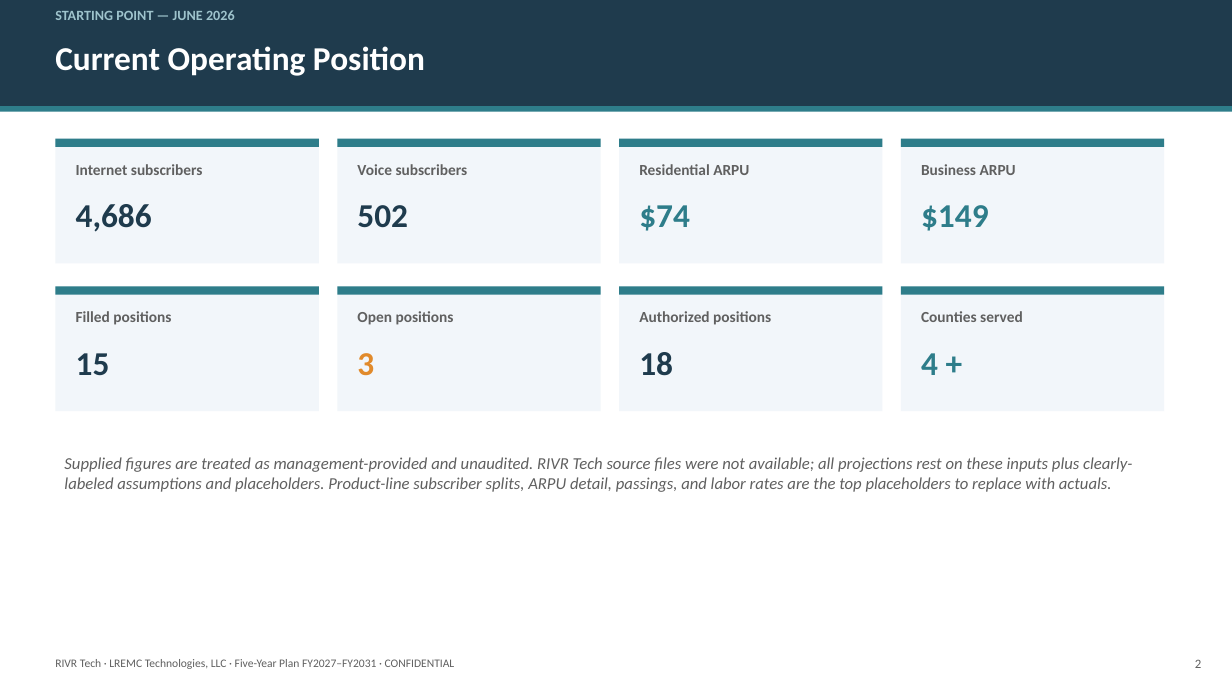
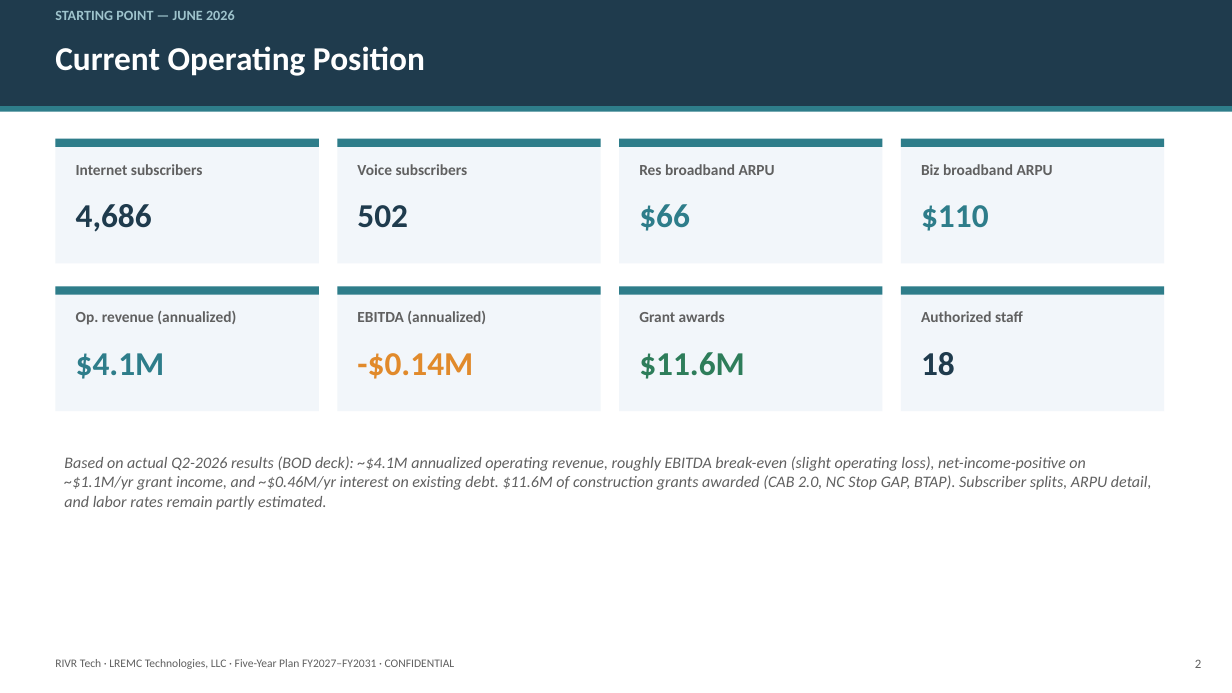
Before and after one commit to dysonjohn2001-sys/claude-skills, a slide deck: slide 3 of rivr-tech-business-plan/RIVR_Tech_Five_Year_Executive_Presentation_2027-2031.pptx. Drawn at 1232x693 pixels with LibreOffice and Linux fonts; fonts in the diff are those of the drawing. Boxes give left, top, right and bottom in pixels: in the first picture for what was removed or moved away, otherwise in the second. Text is boxed around its words. In the diff, an @@ line names an element or a change of style, - is before the commit and + after.

```diff
--- a/rivr-tech-business-plan/RIVR_Tech_Five_Year_Executive_Presentation_2027-2031.pptx
+++ b/rivr-tech-business-plan/RIVR_Tech_Five_Year_Executive_Presentation_2027-2031.pptx
@@ text at (639, 164, 775, 175): text changed @@
-Residential ARPU
+Res broadband ARPU
@@ text at (921, 164, 1053, 175): text changed @@
-Business ARPU
+Biz broadband ARPU
@@ text at (639, 204, 690, 231): text changed @@
-$74
+$66
@@ text at (921, 205, 989, 231): text changed @@
-$149
+$110
@@ text at (76, 311, 236, 325): text changed @@
-Filled positions
+Op. revenue (annualized)
@@ text at (357, 311, 486, 324): text changed @@
-Open positions
+EBITDA (annualized)
@@ text at (639, 311, 725, 322): text changed @@
-Authorized positions
+Grant awards
@@ text at (921, 311, 1023, 322): text changed @@
-Counties served
+Authorized staff
@@ text at (76, 353, 165, 379): text changed; text colour #1F3B4D to #2E7D8A @@
-15
+$4.1M
@@ text at (357, 353, 473, 379): text changed @@
-3
+-$0.14M
@@ text at (639, 352, 745, 379): text changed; text colour #1F3B4D to #2E7D5A @@
-18
+$11.6M
@@ text at (921, 352, 955, 376): text changed; text colour #2E7D8A to #1F3B4D @@
-4 +
+18
@@ text at (64, 456, 1152, 510): text changed; size 13 to 12.5 pt @@
-Supplied figures are treated as management-provided and unaudited. RIVR Tech source files were not available; all projections rest on these inputs plus clearly-labeled assumptions and placeholders. Product-line subscriber splits, ARPU detail, passings, and labor rates are the top placeholders to replace with actuals.
+Based on actual Q2-2026 results (BOD deck): ~$4.1M annualized operating revenue, roughly EBITDA break-even (slight operating loss), net-income-positive on ~$1.1M/yr grant income, and ~$0.46M/yr interest on existing debt. $11.6M of construction grants awarded (CAB 2.0, NC Stop GAP, BTAP). Subscriber splits, ARPU detail, and labor rates remain partly estimated.
```
Also in this commit, not shown: 8 other slides changed, 10 other files.
